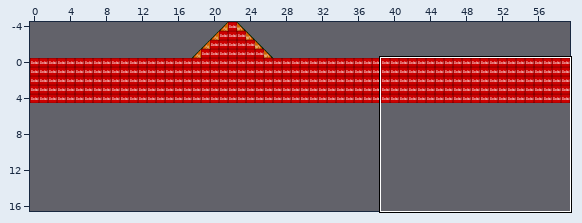
Tiled map, stored at data/level1.tmx. Above, an overview of the earlier version with the close-up marked.
Close-up. Old version:
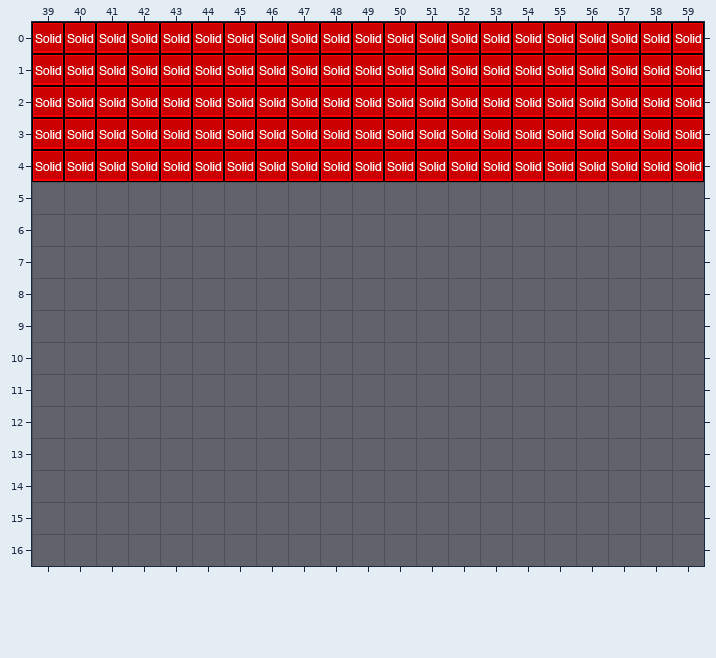
Cells are 32x32 px. Shown: x 39..59, y 0..16. The commit also changed other parts of the map, which this record leaves out. The old version is drawn lined up with the new one.
And afterwards:
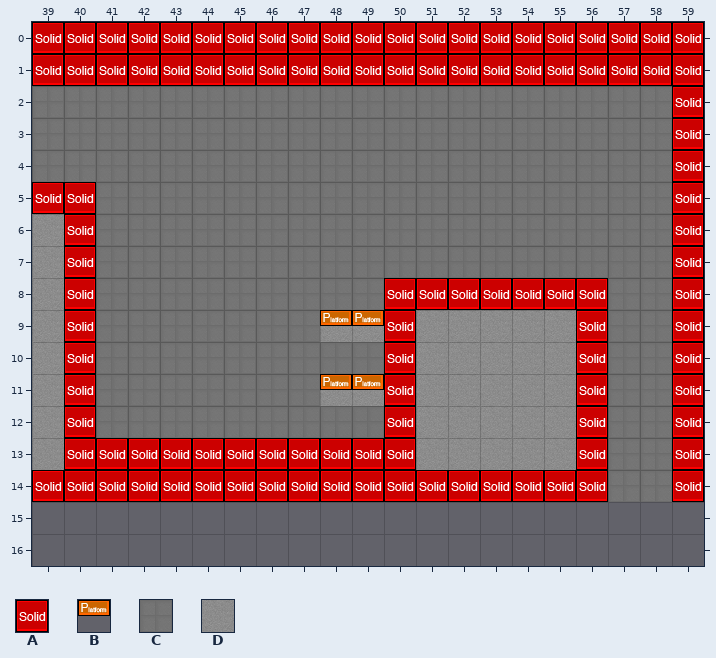
Key: from "meta": A 0 "solid", B 1 "platform"; from "tiles": C 5, D 6.
_ is an empty cell, # one hidden under a higher layer.
The edit:
map size 60x28 -> 60x30 cells (old content now starts at 0,-23; both pictures use the new coordinates)
Layer "background":
y 2..4: x 39..58 ____________________ -> CCCCCCCCCCCCCCCCCCCC
y 5: x 41..58 __________________ -> CCCCCCCCCCCCCCCCCC
y 6..7: x 39 _ -> D; x 41..58 __________________ -> CCCCCCCCCCCCCCCCCC
y 8: x 39 _ -> D; x 41..49 _________ -> CCCCCCCCC; x 57..58 __ -> CC
y 9: x 39 _ -> D; x 41..49 _________ -> CCCCCCCDD; x 51..55 _____ -> DDDDD; x 57..58 __ -> CC
y 10: x 39 _ -> D; x 41..49 _________ -> CCCCCCCCC; x 51..55 _____ -> DDDDD; x 57..58 __ -> CC
y 11: x 39 _ -> D; x 41..49 _________ -> CCCCCCCDD; x 51..55 _____ -> DDDDD; x 57..58 __ -> CC
y 12: x 39 _ -> D; x 41..49 _________ -> CCCCCCCCC; x 51..55 _____ -> DDDDD; x 57..58 __ -> CC
y 13: x 39 _ -> D; x 51..55 _____ -> DDDDD; x 57..58 __ -> CC
y 14: x 57..58 __ -> CC
Layer "foreground":
y 2..4: x 39..58 #################### -> ____________________
Layer "collision":
y 2..4: x 39..58 AAAAAAAAAAAAAAAAAAAA -> ____________________
y 5: x 39..40 __ -> AA; x 59 _ -> A
y 6..7: x 40 _ -> A; x 59 _ -> A
y 8: x 40 _ -> A; x 50..56 _______ -> AAAAAAA; x 59 _ -> A
y 9: x 40 _ -> A; x 48..50 ___ -> BBA; x 56 _ -> A; x 59 _ -> A
y 10: x 40 _ -> A; x 50 _ -> A; x 56 _ -> A; x 59 _ -> A
y 11: x 40 _ -> A; x 48..50 ___ -> BBA; x 56 _ -> A; x 59 _ -> A
y 12: x 40 _ -> A; x 50 _ -> A; x 56 _ -> A; x 59 _ -> A
y 13: x 40..50 ___________ -> AAAAAAAAAAA; x 56 _ -> A; x 59 _ -> A
y 14: x 39..56 __________________ -> AAAAAAAAAAAAAAAAAA; x 59 _ -> A
Changed places in both close-ups, as pixel boxes (x1, y1, x2, y2):
changed: (32, 86, 704, 502)
